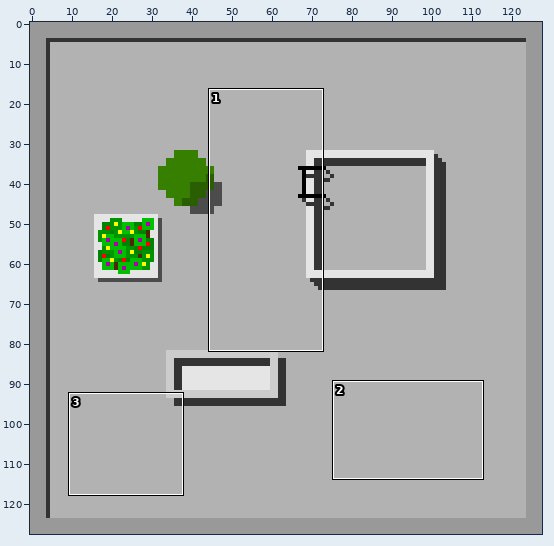
A sprite sheet gets an edit: assets/gfx/Building2.png. Above: a wide view before the commit, with the close-up outlined.
Close-up. Before the commit:
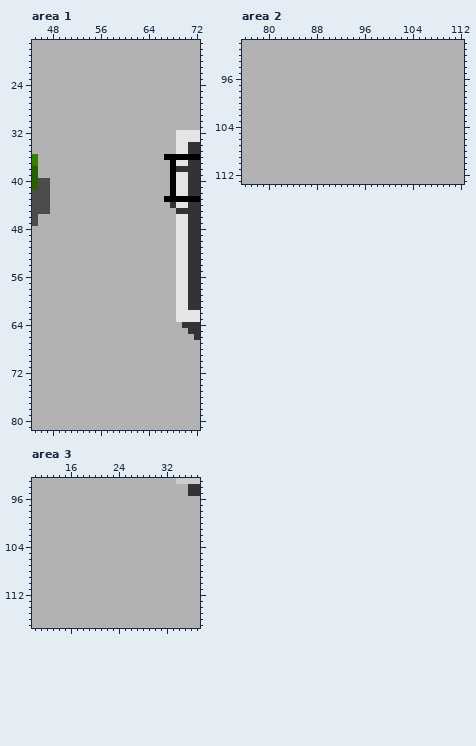
The file is 128x128 pixels. Shown: area 1: x 45..72, y 17..81; area 2: x 76..112, y 90..113; area 3: x 10..37, y 93..117.
Once edited:
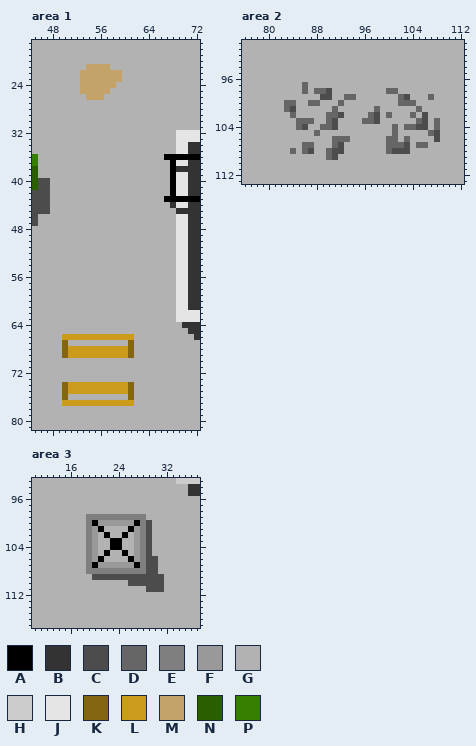
Palette (. is transparent): A #000000  B #333333  C #4c4c4c  D #666666  E #7f7f7f  F #999999  G #b2b2b2  H #cccccc  J #e5e5e5  K #846511  L #cd9b1b  M #c3a368  N #295f00  P #377f00
From old to new:
--- area 1
@@ x 51..61 @@
 20 GGGGGGGGGGG
-21 GGGGGGGGGGG
-22 GGGGGGGGGGG
-23 GGGGGGGGGGG
-24 GGGGGGGGGGG
-25 GGGGGGGGGGG
-26 GGGGGGGGGGG
+21 GGGMMMMGGGG
+22 GGMMMMMMMGG
+23 GGMMMMMMMGG
+24 GGMMMMMMGGG
+25 GGMMMMMGGGG
+26 GGGMMMGGGGG
 27 GGGGGGGGGGG
@@ x 48..63 @@
 65 GGGGGGGGGGGGGGGG
-66 GGGGGGGGGGGGGGGG
-67 GGGGGGGGGGGGGGGG
-68 GGGGGGGGGGGGGGGG
-69 GGGGGGGGGGGGGGGG
+66 GGLLLLLLLLLLLLGG
+67 GGKGGGGGGGGGGKGG
+68 GGKLLLLLLLLLLKGG
+69 GGKLLLLLLLLLLKGG
 70 GGGGGGGGGGGGGGGG
@@ x 48..63 @@
 73 GGGGGGGGGGGGGGGG
-74 GGGGGGGGGGGGGGGG
-75 GGGGGGGGGGGGGGGG
-76 GGGGGGGGGGGGGGGG
-77 GGGGGGGGGGGGGGGG
+74 GGKLLLLLLLLLLKGG
+75 GGKLLLLLLLLLLKGG
+76 GGKGGGGGGGGGGKGG
+77 GGLLLLLLLLLLLLGG
 78 GGGGGGGGGGGGGGGG
--- area 2
@@ x 76..112 @@
  96 GGGGGGGGGGGGGGGGGGGGGGGGGGGGGGGGGGGGG
- 97 GGGGGGGGGGGGGGGGGGGGGGGGGGGGGGGGGGGGG
- 98 GGGGGGGGGGGGGGGGGGGGGGGGGGGGGGGGGGGGG
- 99 GGGGGGGGGGGGGGGGGGGGGGGGGGGGGGGGGGGGG
-100 GGGGGGGGGGGGGGGGGGGGGGGGGGGGGGGGGGGGG
-101 GGGGGGGGGGGGGGGGGGGGGGGGGGGGGGGGGGGGG
-102 GGGGGGGGGGGGGGGGGGGGGGGGGGGGGGGGGGGGG
-103 GGGGGGGGGGGGGGGGGGGGGGGGGGGGGGGGGGGGG
-104 GGGGGGGGGGGGGGGGGGGGGGGGGGGGGGGGGGGGG
-105 GGGGGGGGGGGGGGGGGGGGGGGGGGGGGGGGGGGGG
-106 GGGGGGGGGGGGGGGGGGGGGGGGGGGGGGGGGGGGG
-107 GGGGGGGGGGGGGGGGGGGGGGGGGGGGGGGGGGGGG
-108 GGGGGGGGGGGGGGGGGGGGGGGGGGGGGGGGGGGGG
-109 GGGGGGGGGGGGGGGGGGGGGGGGGGGGGGGGGGGGG
+ 97 GGGGGGGGGGDGGGGGGGGGGGGGGGGGGGGGGGGGG
+ 98 GGGGGGGGGGDGDDCGGGGGGGGGDDGGGGGGGGGGG
+ 99 GGGGGGGGGGGGGCCGGDDGGGGGGGDCGGGDGGGGG
+100 GGGGGGGDDGGDDGGGDGGGGGGGGGDDDGGGGGGGG
+101 GGGGGGGDCGGGGGGDGGGGGGDGGGGGGDGGGGGGG
+102 GGGGGGGGDGGGGGDDCGGGGDCGDGGGDGCGGGGGG
+103 GGGGGGGGGDDDGGDCGGGGDDCGGGGGGDCGDGGGG
+104 GGGGGGGGGDCGGDDCGGGGGGGGGDGDDCCGDGGGG
+105 GGGGGGGGGGGGDGGGGGGGGGGGGDGGGGGDCGGGG
+106 GGGGGGGGGGGGGGGDDDGGGGGGDDGDGGGGCGGGG
+107 GGGGGGGGGGDDGGGDCGGGGGGGDDDCGDDGGGGGG
+108 GGGGGGGGDGDCGGDCCGGGGGGGDCCCGGGGGGGGG
+109 GGGGGGGGGGGGGGDCGGGGGGGGGGGGGGGGGGGGG
 110 GGGGGGGGGGGGGGGGGGGGGGGGGGGGGGGGGGGGG
--- area 3
@@ x 17..33 @@
  98 GGGGGGGGGGGGGGGGG
- 99 GGGGGGGGGGGGGGGGG
-100 GGGGGGGGGGGGGGGGG
-101 GGGGGGGGGGGGGGGGG
-102 GGGGGGGGGGGGGGGGG
-103 GGGGGGGGGGGGGGGGG
-104 GGGGGGGGGGGGGGGGG
-105 GGGGGGGGGGGGGGGGG
-106 GGGGGGGGGGGGGGGGG
-107 GGGGGGGGGGGGGGGGG
-108 GGGGGGGGGGGGGGGGG
-109 GGGGGGGGGGGGGGGGG
-110 GGGGGGGGGGGGGGGGG
-111 GGGGGGGGGGGGGGGGG
+ 99 GGEEEEEEEEEEGGGGG
+100 GGEAFFFFFFAECGGGG
+101 GGEFAGGGGAFECGGGG
+102 GGEFGAGGAGFECGGGG
+103 GGEFGGAAGGFECGGGG
+104 GGEFGGAAGGFECGGGG
+105 GGEFGAGGAGFECGGGG
+106 GGEFAGGGGAFECCGGG
+107 GGEAFFFFFFAECCGGG
+108 GGEEEEEEEEEECCGGG
+109 GGGCCCCCCCCCCCCGG
+110 GGGGGGGGGCCCCCCGG
+111 GGGGGGGGGGGGCCCGG
 112 GGGGGGGGGGGGGGGGG
Boxes around the changes in both close-ups, in picture pixels (x1, y1, x2, y2):
changed: (80, 64, 122, 100)
changed: (62, 334, 134, 358)
changed: (62, 382, 134, 406)
changed: (284, 82, 440, 160)
changed: (86, 514, 164, 592)
